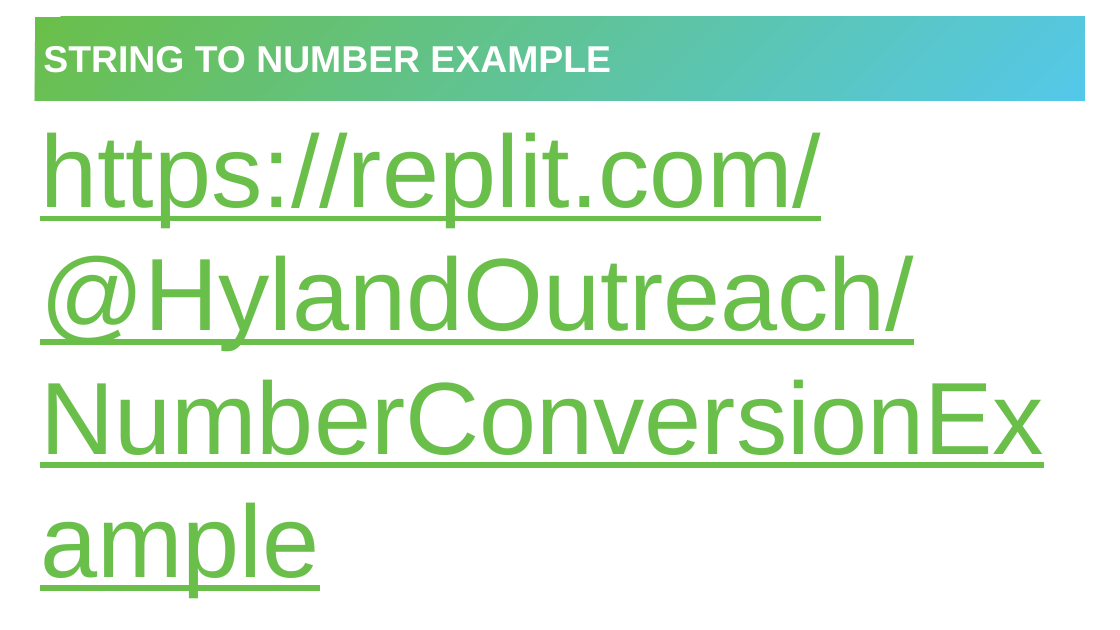
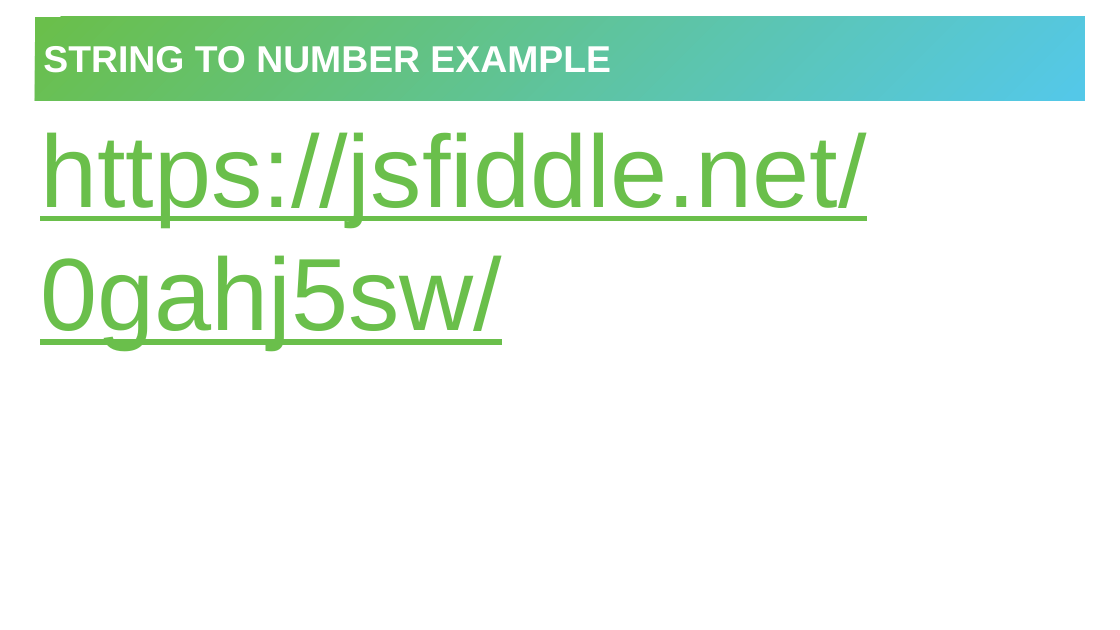
Before and after one commit to hytechclub/web-102, a slide deck: slide 18 of DataTypes/DataTypes.pptx. Drawn at 1120x630 pixels with LibreOffice and Linux fonts; fonts in the diff are those of the drawing. Boxes give left, top, right and bottom in pixels: in the first picture for what was removed or moved away, otherwise in the second. Text is boxed around its words. In the diff, an @@ line names an element or a change of style, - is before the commit and + after.

```diff
--- a/DataTypes/DataTypes.pptx
+++ b/DataTypes/DataTypes.pptx
@@ text at <box>40,132,866,350</box>: text changed @@
-https://replit.com/@HylandOutreach/NumberConversionExample
+https://jsfiddle.net/0gahj5sw/
```
Also in this commit, not shown: 1 other slide changed, 8 other files.
